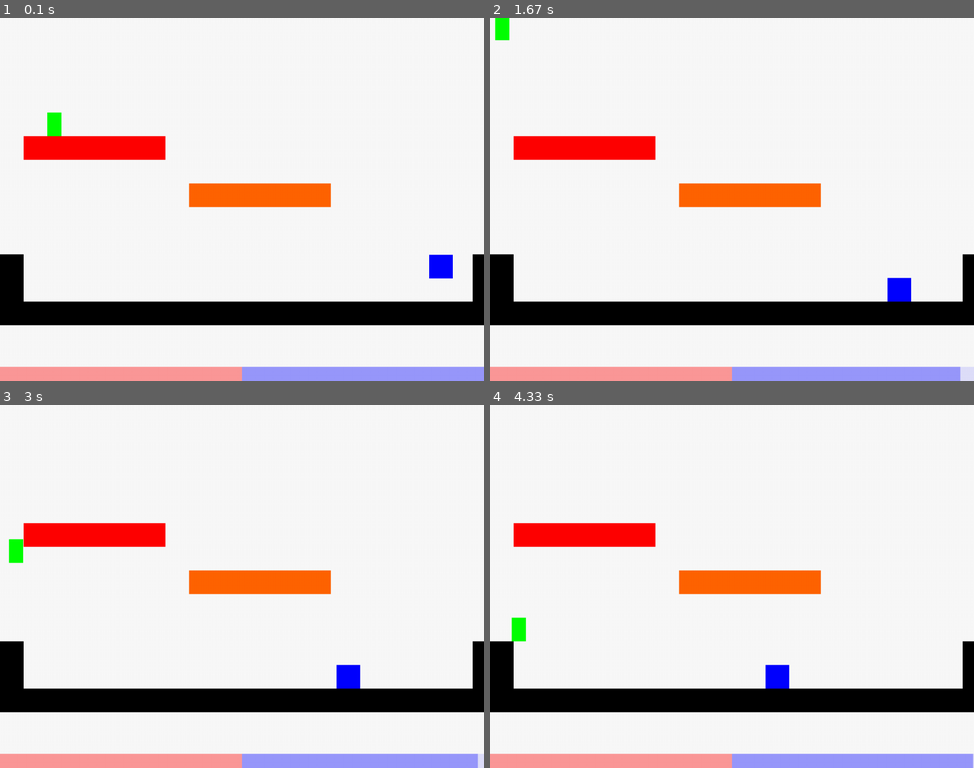
Above: before the commit, frames 1-4 (two rows, left to right).
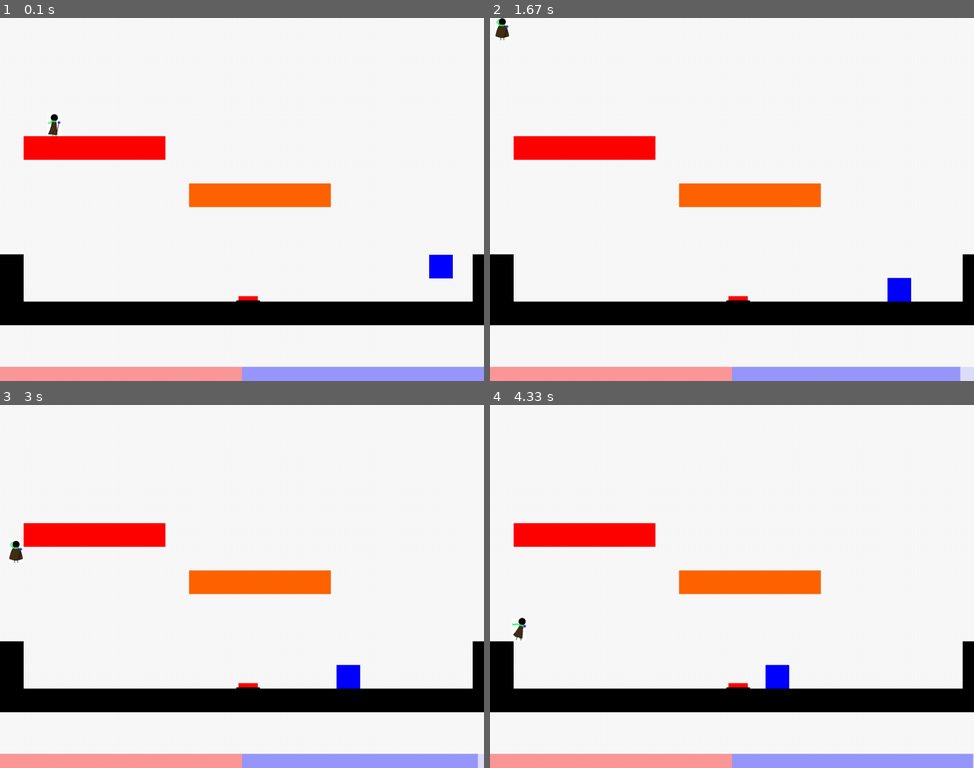
Above: after the commit, the same moments.

Repository: icanwalkonwater/sb-gamejam-pygame
Game: pygame game, started from src/main.py
Two runs of this game, one before a commit and one after it. Both use one fixed random seed, a clock stepped at 60 frames per second and the inputs below.
Inputs:
- Up to frame 1 (0.1 s): no input
- Up to frame 2 (1.67 s): tap & at 0.33 s; tap Space at 0.67 s; tap D at 1 s
- Up to frame 3 (3 s): tap D at 2.33, 2.73 s
- Up to frame 4 (4.33 s): tap D at 3.03, 3.23, 3.53, 3.8, 4.13 s; tap Space at 3.32 s

The runs differ from the first frame. In frame 1, 0.3% of the frame differs, in the area x 9-54%, y 25-79%; in frame 2, 0.3%; in frame 3, 0.3%; in frame 4, 0.3%.

Commit message:
Feature - Animated sprites (#1)
Added AnimatedSprite functionnality along with player sprites

* Ajout du system d'animation et du buffer de ressource
* mise en place des animation et du buffer de ressource
* Minor Fixes
* Nouvelle Gestion de l'animation
* Minor fixes adding animation to player and the buton
* Merging master and adding the flying state to the player

Diff:
--- /dev/null
+++ b/src/animation.py
@@ -0,0 +1,29 @@
+import time
+from enum import Enum
+from math import floor
+from typing import Dict, List
+
+from pygame.sprite import Sprite
+
+from ressource_management import RessourceManagement
+
+
+class AnimatedSprite(Sprite):
+
+    def __init__(self, animations: Dict[Enum, List[str]], frequency: float, default_state: Enum):
+        Sprite.__init__(self)
+        self.animations = animations
+        self.animation_frequency = frequency
+        self._state = default_state
+        self.animation_sprite_generator = self.__get_current_frame()
+
+    def update(self, delta_time: float):
+        self.image = next(self.animation_sprite_generator)
+
+    def __get_current_frame(self):
+        start_time = time.time()
+        while True:
+            duration = time.time() - start_time
+            sprite_index = floor(duration * self.animation_frequency) % len(
+                self.animations.get(self._state))
+            yield RessourceManagement.get_image(self.animations.get(self._state)[sprite_index])
--- /dev/null
+++ b/src/environement_props.py
@@ -0,0 +1,106 @@
+from enum import Enum
+from typing import Callable, Generator
+
+from pygame import Vector2, Surface
+
+from animation import AnimatedSprite
+from game_object import GameObject
+from physics import RigidPhysicsAwareGameObject, ImpactSide, PhysicsReceiver
+from player import Player
+
+
+class WindGameObject(RigidPhysicsAwareGameObject):
+    def __init__(self, surface: Surface, direction: Vector2, force: float):
+        RigidPhysicsAwareGameObject.__init__(self, surface, 0)
+        self.__direction = direction.normalize_ip()
+        self.__force = force
+
+    def _on_collide(self, other: GameObject, direction_of_impact: Vector2, impact_side: ImpactSide):
+        if isinstance(other, PhysicsReceiver):
+            other.apply_force(self.__direction * self.__force)
+
+
+class ButtonState(Enum):
+    ON = 1
+    OFF = 2
+
+
+class ButtonGameObject(RigidPhysicsAwareGameObject, AnimatedSprite):
+
+    def __init__(self, surface: Surface, on_enter: [Callable[[], None]], on_stay_inside: [Callable[[], None]],
+                 on_exit: [Callable[[], None]]):
+        RigidPhysicsAwareGameObject.__init__(self, surface, 0)
+        AnimatedSprite.__init__(self, {
+            ButtonState.ON: ["button_on.png"],
+            ButtonState.OFF: ["button_off.png"]
+        }, 1, ButtonState.OFF)
+        self.on_enter = on_enter
+        self.on_enter.append(self.__hide)
+        self.during_activation = on_stay_inside
+        self.on_exit = on_exit
+        self.on_exit.append(self.__show)
+        self.is_enabled = False
+        self.is_pressed = False
+
+    def __show(self):
+        self._state = ButtonState.OFF
+
+    def __hide(self):
+        self._state = ButtonState.ON
+
+    def update(self, delta_time: float):
+        self.is_pressed = False
+        RigidPhysicsAwareGameObject.update(self, delta_time)
+        AnimatedSprite.update(self, delta_time)
+        if self.is_pressed != self.is_enabled:
+            self.is_enabled = False
+
+            for handler in self.on_exit:
+                handler()
+
+    def _on_collide(self, other: GameObject, direction_of_impact: Vector2, impact_side: ImpactSide):
+        if isinstance(other, Player):
+            self.is_pressed = True
+            if not self.is_enabled:
+                self.is_enabled = True
+                for handler in self.on_enter:
+                    handler()
+            for handler in self.during_activation:
+                handler()
+
+
+class MovableCube(RigidPhysicsAwareGameObject):
+    def __init__(self, surface: Surface, weight: float, force_threshold: float):
+        RigidPhysicsAwareGameObject.__init__(self, surface, weight)
+        self.force_threshold = force_threshold
+
+    def apply_force(self, force: Vector2):
+        if force.magnitude > self.force_threshold:
+            RigidPhysicsAwareGameObject.apply_force(self, force)
+
+
+class PathFollowingGameObject(GameObject):
+    def __init__(self, surface: Surface, path_creator: Callable[[], Generator], start_on_creation: bool = True):
+        GameObject.__init__(self, surface)
+        self.__path_creator = path_creator
+        self.__path_generator = None
+        if start_on_creation:
+            self.start()
+
+    def update(self, delta_time: float):
+        if self.path_generator:
+            try:
+                new_pos = next(self.path_generator)
+            except StopIteration:
+                new_pos = None
+            if new_pos:
+                self._rect_dirty = True
+                self.transform = new_pos
+            else:
+                self.path_generator = None
+
+    def start(self):
+        self.path_generator = self.path_creator()
+
+    def stop(self):
+        self.path_generator = None
--- a/src/main.py
+++ b/src/main.py
@@ -4,16 +4,17 @@
 from pygame import Surface, Vector2
 
 from constants import RESOLUTION
+from environement_props import ButtonGameObject
 from game_object import GameObject
 from hostiles.hth_enemy import HthEnemy
 from keyboard_input import InputController
 from player import Player
+from ressource_management import RessourceManagement
 from scene import Scene
 from scene_management import SceneManagement
 from ui.player_bar import UIHealthBar, UIManaBar
 
 FPS_LIMIT = 60
-
 frames = 0
 
 
@@ -48,6 +49,9 @@
     floor: GameObject = GameObject(floor_s)
     floor.move(Vector2(0, 600))
 
+    button: ButtonGameObject = ButtonGameObject(RessourceManagement.get_image("button_off.png"), [], [], [])
+    button.move(Vector2(500, 580))
+
     wall_left_s: Surface = Surface((50, 100))
     wall_left_s.fill((0, 0, 0))
     wall_left: GameObject = GameObject(wall_left_s)
@@ -58,7 +62,7 @@
     wall_right: GameObject = GameObject(wall_left_s)
     wall_right.move(Vector2(1000, 500))
 
-    player = Player(green_box_s, .5)
+    player = Player(RessourceManagement.get_image('mage_idle.png'), .5)
     player.move(Vector2(100, 200))
 
     enemy = HthEnemy(player)
@@ -66,7 +70,7 @@
 
     ui_comps = get_ui(player)
 
-    scene: Scene = Scene(background, [red_box, orange_box, floor, wall_left, wall_right], [player, enemy, *ui_comps])
+    scene: Scene = Scene(background, [red_box, orange_box, floor, wall_left, wall_right], [player, enemy, *ui_comps, button])
 
     scene.environment.add(red_box, orange_box, floor, wall_left, wall_right)
     scene.player.add(player)
@@ -75,6 +79,7 @@
 
     player.add_to_collision_mask(scene.environment, scene.enemies)
     enemy.add_to_collision_mask(scene.environment)
+    button.add_to_collision_mask(scene.player)
 
     return scene
 
--- a/src/physics.py
+++ b/src/physics.py
@@ -1,5 +1,7 @@
 import math
 from abc import ABC
+
+from typing import Generator, Callable
 
 from pygame import Vector2
 from pygame.rect import Rect
--- a/src/player.py
+++ b/src/player.py
@@ -1,6 +1,9 @@
+from enum import Enum
+
 from pygame import Vector2, Surface
 
 from abilities import TornadoJumpAbility, GustAbility, SlamAbility
+from animation import AnimatedSprite
 from constants import ImpactSide, PLAYER_DAMAGE_REPULSION_FACTOR, PLAYER_MANA_MAX, PLAYER_MANA_WALK_REGENERATION_FACTOR, \
     PLAYER_HEALTH_MAX
 from game_object import GameObject
@@ -9,15 +12,38 @@
 from physics import RigidPhysicsAwareGameObject
 
 
-class Player(RigidPhysicsAwareGameObject):
+class PlayerState(Enum):
+    IDLE = 1
+    RUNNING_LEFT = 2
+    RUNNING_RIGHT = 3
+    FLYING = 4
 
+
+class Player(RigidPhysicsAwareGameObject, AnimatedSprite):
     def __init__(self, surface: Surface, weight: float, collides_with: [GameObject] = None):
         RigidPhysicsAwareGameObject.__init__(self, surface, weight, collides_with)
+        AnimatedSprite.__init__(self, {
+            PlayerState.IDLE: ["wizard_idle_1.png", "wizard_idle_2.png"],
+            PlayerState.RUNNING_RIGHT: ["wizard_running_1R.png", "wizard_running_2R.png"],
+            PlayerState.RUNNING_LEFT: ["wizard_running_1L.png", "wizard_running_2L.png"],
+            PlayerState.FLYING: ["wizard_flying.png"]
+        }, 3, PlayerState.IDLE)
         self._ability_tornado_jump = TornadoJumpAbility(1)
         self._ability_gust = GustAbility()
         self._ability_slam = SlamAbility(1, 1)
         self.mana: float = PLAYER_MANA_MAX
         self.health: float = PLAYER_HEALTH_MAX
+
+    def __update_state(self):
+        print(self._state)
+        if not self.is_on_ground:
+            self._state = PlayerState.FLYING
+        elif self.velocity.x > 0:
+            self._state = PlayerState.RUNNING_RIGHT
+        elif self.velocity.x < -0:
+            self._state = PlayerState.RUNNING_LEFT
+        else:
+            self._state = PlayerState.IDLE
 
     def update(self, delta_time: float):
         # Update controls
@@ -28,6 +54,10 @@
 
         # Finally, apply physics
         RigidPhysicsAwareGameObject.update(self, delta_time)
+
+        # Update the state
+        self.__update_state()
+        AnimatedSprite.update(self, delta_time)
 
     def __update_controls(self, delta_time: float):
         motion = InputController.get_motion() * delta_time
--- /dev/null
+++ b/src/ressource_management.py
@@ -0,0 +1,17 @@
+from os import path
+from typing import Dict
+
+from pygame import Surface, image
+
+
+class RessourceManagement:
+    __images_cache: Dict[str, Surface] = {}
+
+    @classmethod
+    def get_image(cls, image_path: str):
+        target_image = cls.__images_cache.get(image_path)
+        if target_image is None:
+            target_image = image.load(path.join('assets', image_path))
+            cls.__images_cache[image_path] = target_image
+
+        return target_image
Binary file added: assets/button_off.png
Binary file added: assets/button_on.png
Binary file added: assets/intro_ball.gif
Binary file added: assets/mage_idle.png
Binary file added: assets/mage_running_1L.png
Binary file added: assets/mage_running_1R.png
Binary file added: assets/mage_running_2L.png
Binary file added: assets/mage_running_2R.png
Binary file added: assets/wizard_flying.png
Binary file added: assets/wizard_idle_1.png
Binary file added: assets/wizard_idle_2.png
Binary file added: assets/wizard_running_1L.png
(and 3 more such lines)
